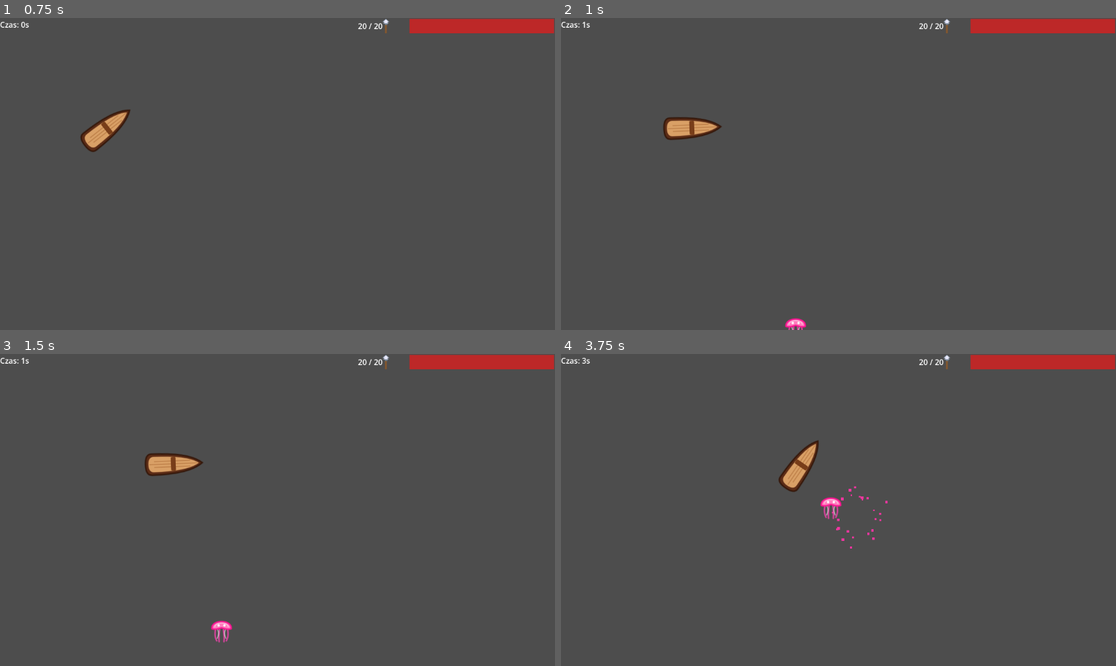
Above: before the commit, frames 1-4 (two rows, left to right).
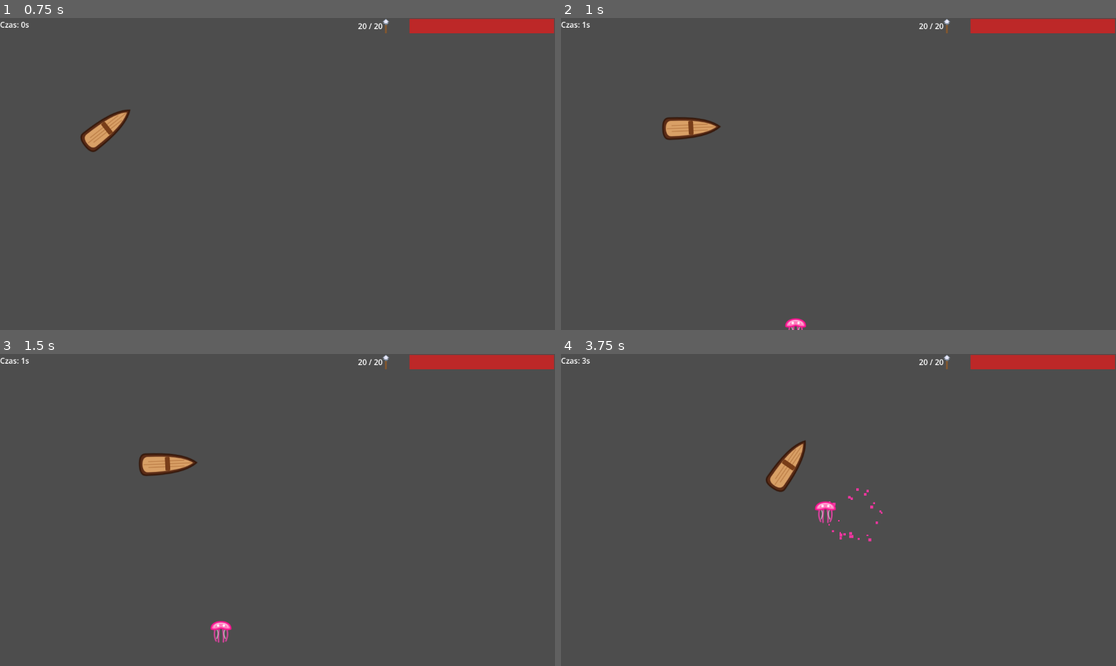
Above: after the commit, the same moments.

Repository: stap1/SCIM
Game: Godot game, scene res://scenes/Main.tscn
The game is run twice, just before and just after one commit, with the same random seed, the same clock (stepped at 60 frames per second) and the same inputs.
Inputs (mouse positions are in pixels of both pictures, inside the frame that each line leads up to):
- Up to frame 1 (0.75 s): tap Enter at 0.5 s; move the mouse to (399, 158) at 0.52 s; hold Right from 0.53 s (still down); hold Shift from 0.53 s (still down); click (399, 158) at 0.67 s
- Up to frame 2 (1 s): keep holding Right; keep holding Shift
- Up to frame 3 (1.5 s): release Right at 1.25 s; release Shift at 1.25 s; drag from (166, 525) to (227, 644) at 1.27 s
- Up to frame 4 (3.75 s): move the mouse to (894, 441) at 2.02 s; hold Right 2.03-2.75 s; tap Ctrl at 2.1 s; drag from (810, 572) to (672, 463) at 2.77 s; move the mouse to (1005, 556) at 3.52 s; hold Left from 3.53 s (still down); tap Alt at 3.6 s

Frame 1 is identical in both runs. In frame 2, less than 0.1% of the frame differs, in the area x 18-29%, y 31-39%; in frame 3, 0.5%; in frame 4, 1.3%, in the area x 36-59%, y 27-63%.

Commit message:
Krok 3: ruch lodzi - czyste funkcje i testy
- boat.gd: dodane get_input_direction() (WSAD + strzalki, znormalizowane)
  i statyczna compute_velocity() bez zaleznosci od drzewa scen
- max_speed dostosowany do specyfikacji: 220 -> 200
- boat.tscn: CollisionShape2D promien ustawiony na 16
- test/test_boat.gd: CharacterBody2D + max_speed==200, compute_velocity
  prosty i ukosny (normalizacja - ruch ukosny nie szybszy niz prosty)

19/19 testow GUT zielonych.

Co-Authored-By: Claude Opus 4.8 <noreply@anthropic.com>

Diff:
--- a/scenes/player/boat.tscn
+++ b/scenes/player/boat.tscn
@@ -5,6 +5,7 @@
 [ext_resource type="AudioStream" uid="uid://bdatr0e725hkj" path="res://audio/sfx/GameFX_Shoot_01_fx_BANDLAB.wav" id="3_km2v0"]
 
 [sub_resource type="CircleShape2D" id="CircleShape2D_webh6"]
+radius = 16.0
 
 [node name="Boat" type="CharacterBody2D" unique_id=1889304063]
 script = ExtResource("1_webh6")
--- a/scripts/player/boat.gd
+++ b/scripts/player/boat.gd
@@ -1,6 +1,6 @@
 extends CharacterBody2D
 
-@export var max_speed: float = 220.0
+@export var max_speed: float = 200.0
 @export var acceleration: float = 600.0
 @export var friction: float = 700.0
 @export var rotation_speed: float = 5.0
@@ -51,8 +51,9 @@
 		var target_angle = velocity.angle() + PI/2
 		rotation = rotate_toward(rotation, target_angle, rotation_speed * delta)
 
-func _handle_movement(delta: float) -> void:
-	var input_dir = Vector2.ZERO
+# Znormalizowany kierunek wejscia (WSAD + strzalki). Wydzielone dla testowalnosci.
+func get_input_direction() -> Vector2:
+	var input_dir := Vector2.ZERO
 	if Input.is_key_pressed(KEY_RIGHT) or Input.is_key_pressed(KEY_D):
 		input_dir.x += 1
 	if Input.is_key_pressed(KEY_LEFT) or Input.is_key_pressed(KEY_A):
@@ -61,9 +62,15 @@
 		input_dir.y += 1
 	if Input.is_key_pressed(KEY_UP) or Input.is_key_pressed(KEY_W):
 		input_dir.y -= 1
+	return input_dir.normalized()
 
-	input_dir = input_dir.normalized()
+# Czysta funkcja bez zaleznosci od drzewa scen: docelowa predkosc dla danego kierunku.
+# Normalizacja gwarantuje, ze ruch ukosny nie jest szybszy niz prosty.
+static func compute_velocity(direction: Vector2, speed: float) -> Vector2:
+	return direction.normalized() * speed
 
+func _handle_movement(delta: float) -> void:
+	var input_dir := get_input_direction()
 	if input_dir.length() > 0:
 		velocity = velocity.move_toward(input_dir * max_speed, acceleration * delta)
 	else:
--- /dev/null
+++ b/test/test_boat.gd
@@ -0,0 +1,21 @@
+extends GutTest
+
+# KROK 3 (Prompt 3): ruch lodzi - test sceny + czystych funkcji (bez zaleznosci od drzewa).
+
+const BoatScene := preload("res://scenes/player/boat.tscn")
+const BoatScript := preload("res://scripts/player/boat.gd")
+
+func test_boat_is_character_body_with_max_speed() -> void:
+	var boat = BoatScene.instantiate()
+	assert_true(boat is CharacterBody2D, "Boat musi byc CharacterBody2D")
+	assert_eq(boat.max_speed, 200.0, "max_speed == 200.0")
+	boat.free()
+
+func test_compute_velocity_cardinal() -> void:
+	assert_eq(BoatScript.compute_velocity(Vector2(1, 0), 200.0), Vector2(200, 0),
+		"compute_velocity(prawo, 200) == (200, 0)")
+
+func test_compute_velocity_diagonal_is_normalized() -> void:
+	var v: Vector2 = BoatScript.compute_velocity(Vector2(1, 1), 200.0)
+	assert_almost_eq(v.length(), 200.0, 0.001,
+		"wektor ukosny ma dlugosc ~200 (znormalizowany przed skalowaniem)")
Not shown, added: test/test_boat.gd.uid
